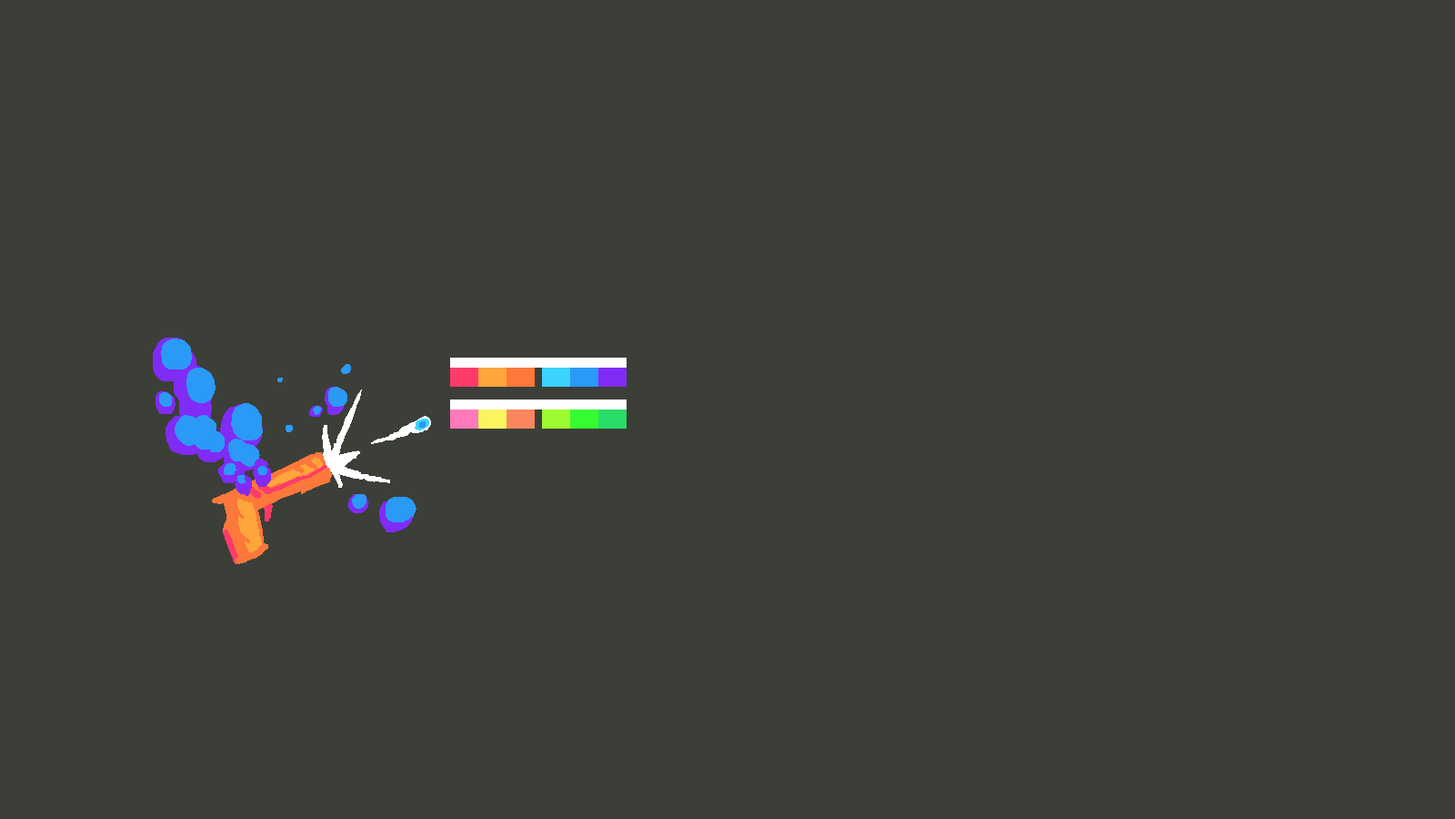
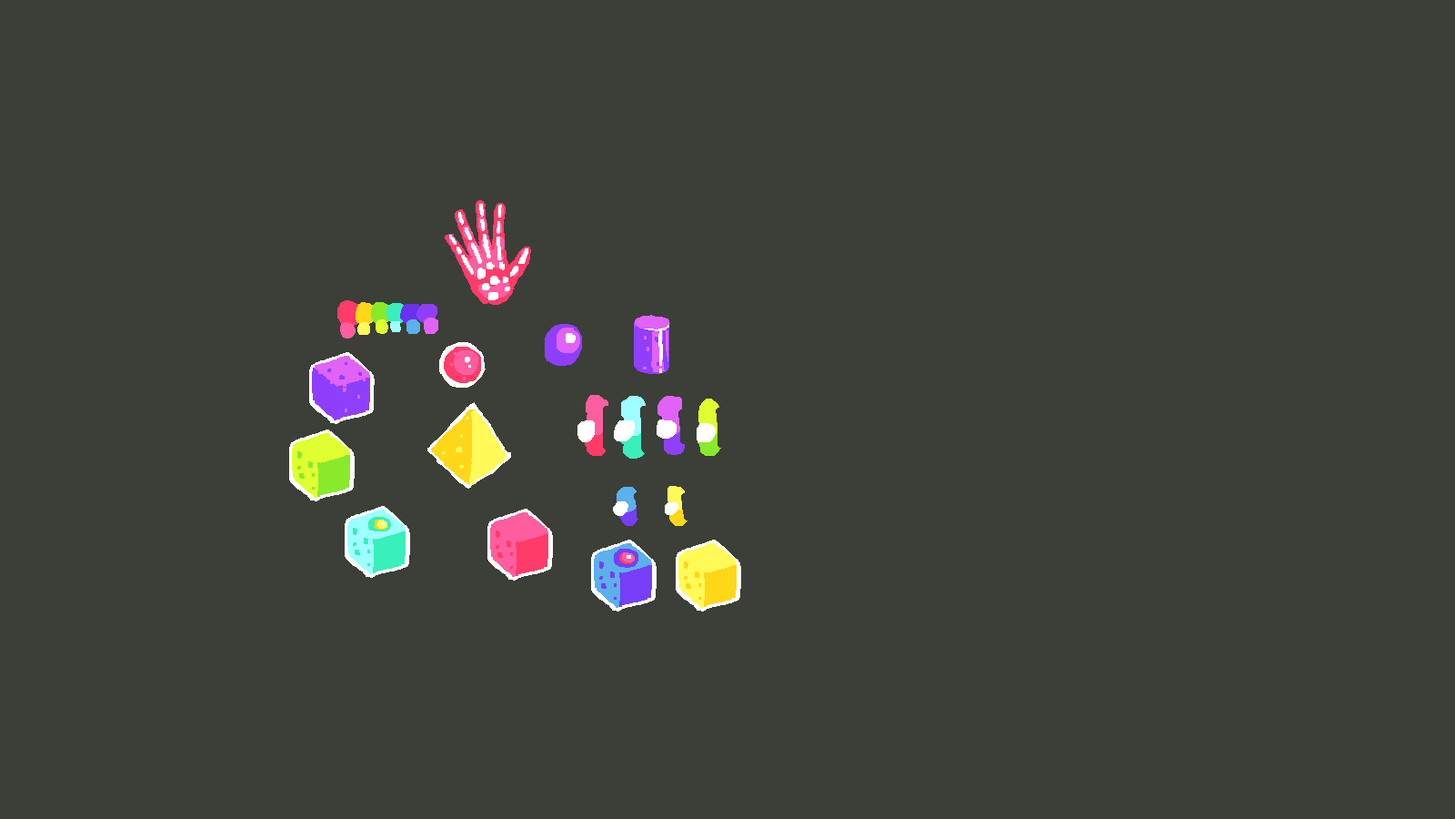
Comparing the layer stacks of the two 1455 × 819 images. Changes:
hid "Layer 7" over [152, 200, 742, 612]
